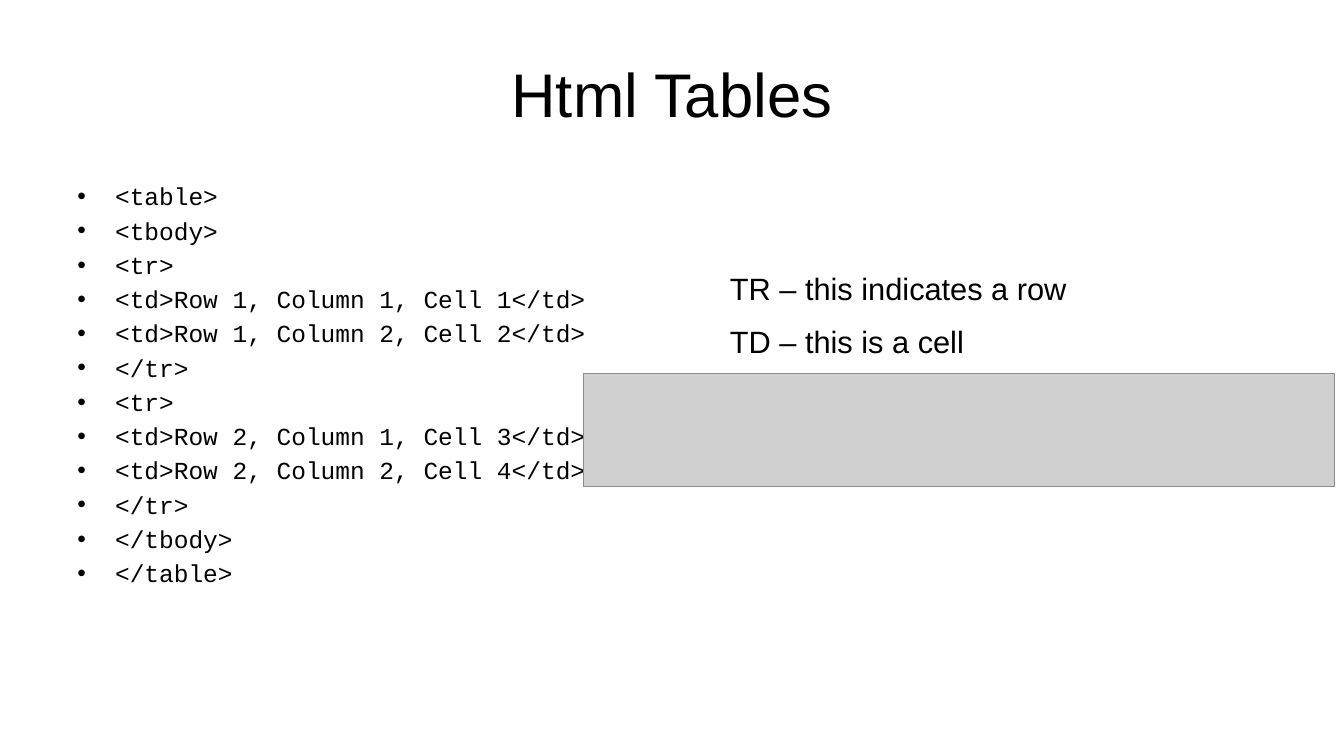
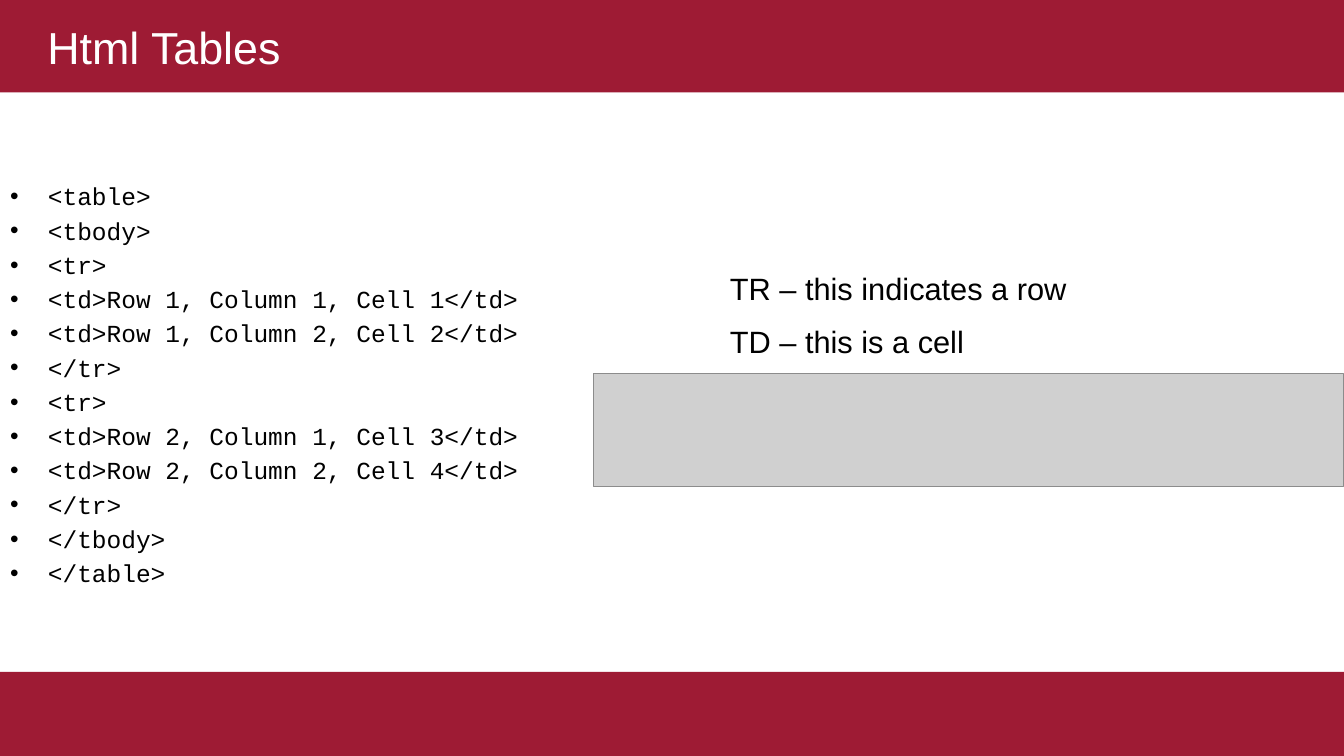
Before and after one commit to ekof-dss/teaching-samples-2021-22, a slide deck: slide 15 of presentations/03-02-css.ppt. Drawn at 1344x756 pixels with LibreOffice and Linux fonts; fonts in the diff are those of the drawing; grey boxes stand for pictures. Boxes give left, top, right and bottom in pixels: in the first picture for what was removed or moved away, otherwise in the second. Text is boxed around its words. In the diff, an @@ line names an element or a change of style, - is before the commit and + after.

```diff
--- a/presentations/03-02-css.ppt
+++ b/presentations/03-02-css.ppt
@@ title "Html Tables" resized from (x1=511, y1=72, x2=832, y2=118) to (x1=0, y1=0, x2=1344, y2=93) @@
@@ title "Html Tables" at (x1=0, y1=0, x2=1344, y2=93): size 44 to 32 pt, text colour #000000 to #FFFFFF; alignment centre to left; indent changed; fill none to #9E1B34 @@
@@ text "<table>" moved from (x1=115, y1=188, x2=585, y2=583) to (x1=48, y1=188, x2=518, y2=583) @@
@@ picture moved from (x1=584, y1=374, x2=1335, y2=487) to (x1=594, y1=374, x2=1344, y2=487) @@
@@ rectangle added at (x1=0, y1=673, x2=1344, y2=756), fill #9E1B34 @@
```
Also in this commit, not shown: 13 other slides changed, 2 slides added, 6 slides removed, 6 other files.
